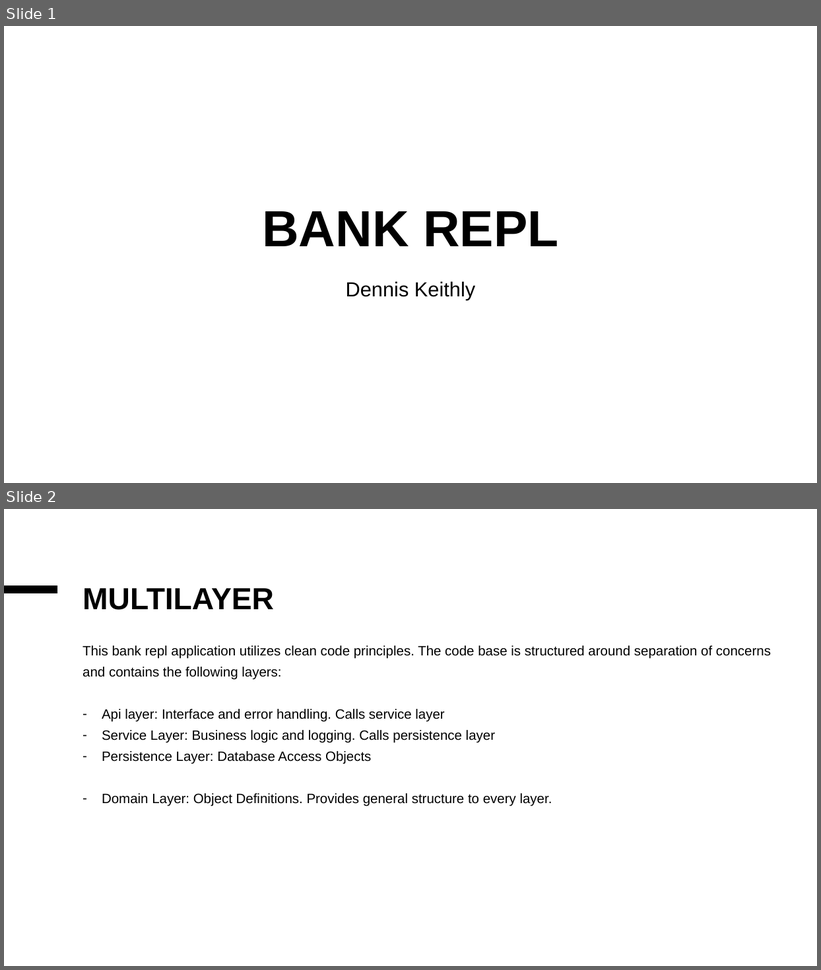
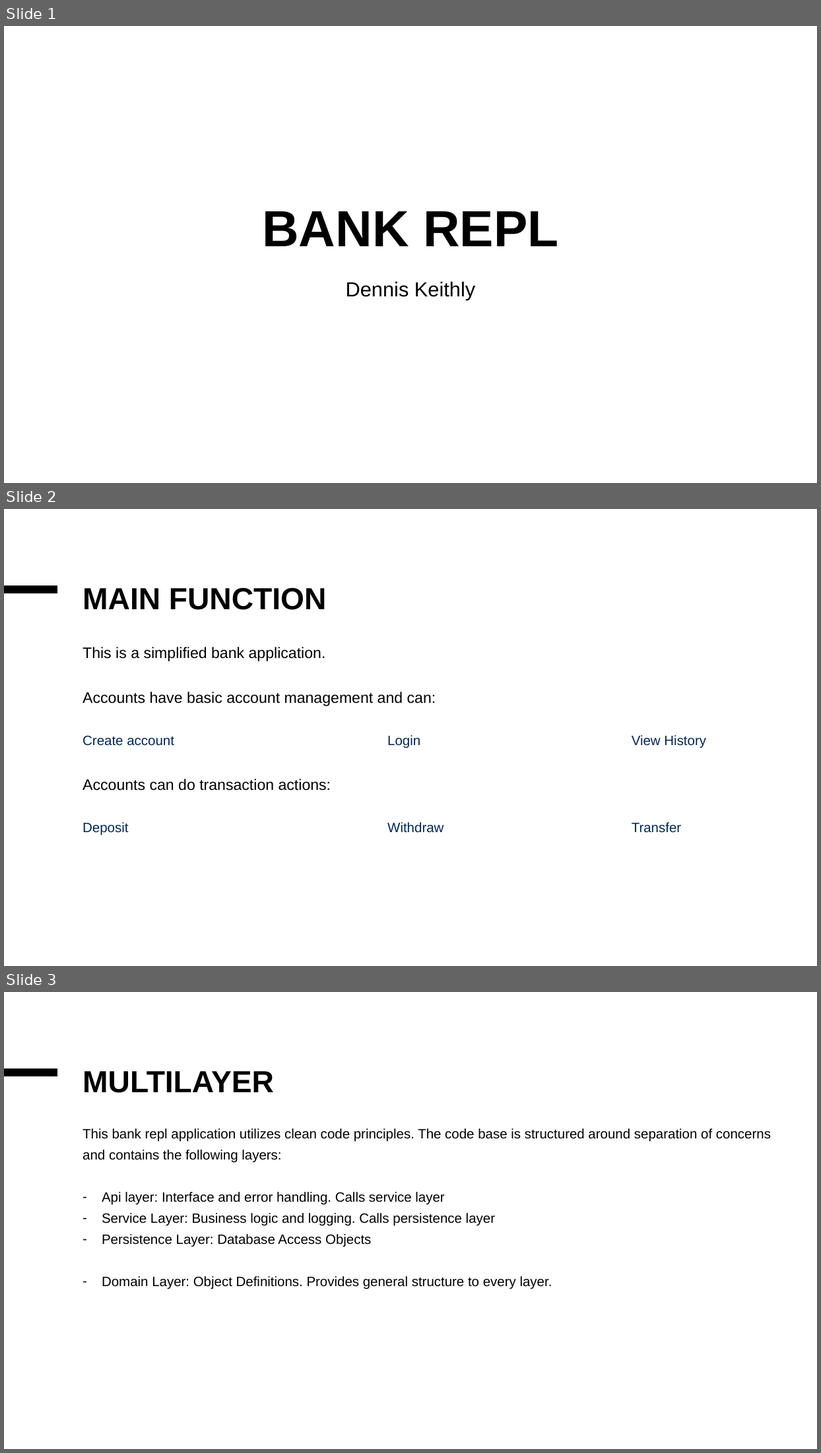
Before and after one commit to djkeithly/revature_p0, a slide deck: documents/Bank repl.pptx. Shown one above the other, each under a label of ours: slides 1 and 2 before the commit, slides 1, 2 and 3 after it. The pictures are 821x970 and 821x1453 pixels, drawn with LibreOffice and Linux fonts; fonts in the diff are those of the drawing. Boxes give left, top, right and bottom in pixels: in the first picture for what was removed or moved away, otherwise in the second. Text is boxed around its words. In the diff, an @@ line names an element or a change of style, - is before the commit and + after.

```diff
--- a/documents/Bank repl.pptx
+++ b/documents/Bank repl.pptx
@@ slide 2 added at [4,509,817,966], background #FFFFFF; not listed: 1 template element that a slide beside it also shows @@
@@ title added at [83,588,326,610], 36 pt, text #000000, bold @@
+MAIN FUNCTION
@@ text added at [83,647,706,836], 18 pt, text #000000 @@
+This is a simplified bank application.
+Accounts have basic account management and can:
+Create account Login View History
+Accounts can do transaction actions:
+Deposit Withdraw Transfer
@@ what was slide 2 is now slide 3 @@
```
Also in this commit, not shown: 3 other slides added, 3 other files.
